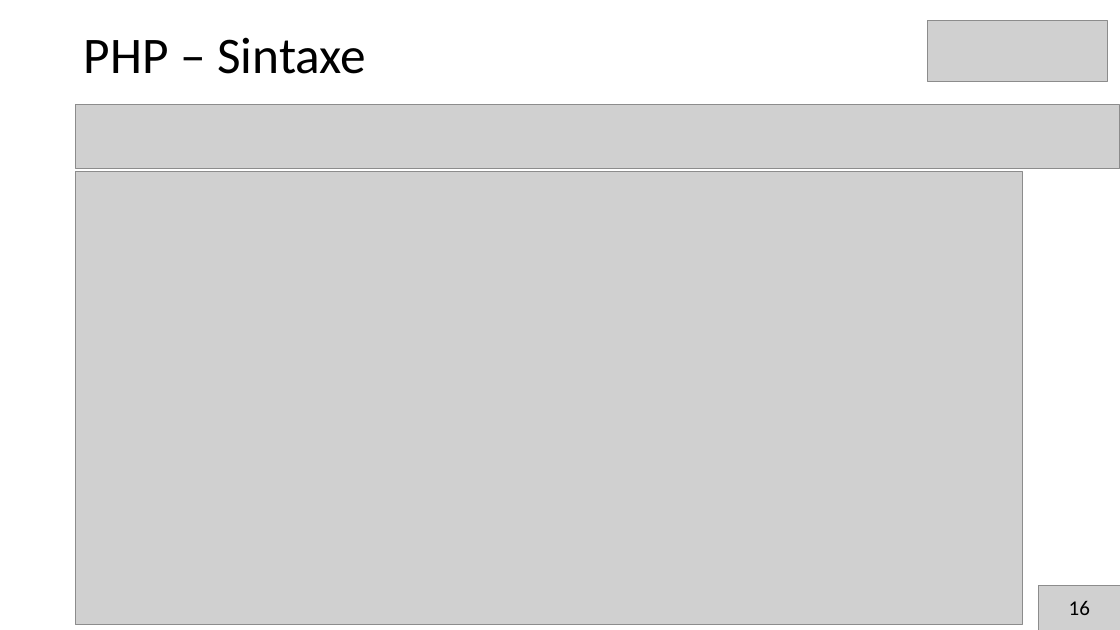
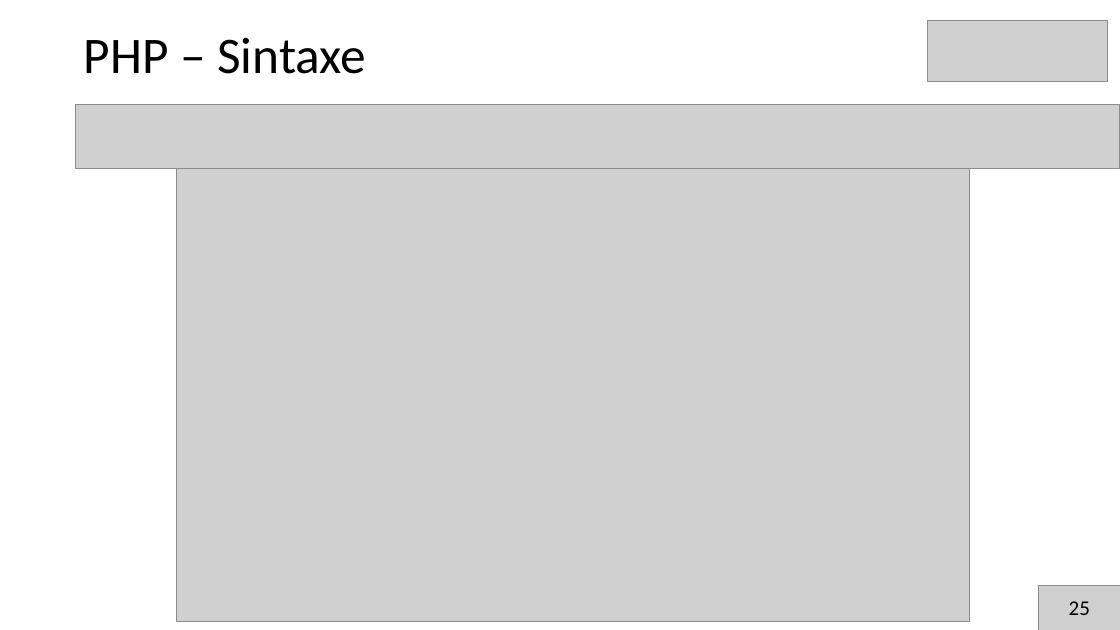
Before and after one commit to brunoslima/Secompp-Minicursos, a slide deck: slide 26 of Desenvolvimento de Aplicação MVC com PHP5 e AJAX/Apresentação/apresentacao2.pptx. Drawn at 1120x630 pixels with LibreOffice and Linux fonts; fonts in the diff are those of the drawing; grey boxes stand for pictures. Boxes give left, top, right and bottom in pixels: in the first picture for what was removed or moved away, otherwise in the second. Text is boxed around its words. In the diff, an @@ line names an element or a change of style, - is before the commit and + after.

```diff
--- a/Desenvolvimento de Aplicação MVC com PHP5 e AJAX/Apresentação/apresentacao2.pptx
+++ b/Desenvolvimento de Aplicação MVC com PHP5 e AJAX/Apresentação/apresentacao2.pptx
@@ picture: place and size @@
-picture at bbox=[76, 171, 1023, 625]
+picture at bbox=[176, 169, 970, 623]
@@ text at bbox=[1069, 601, 1090, 615]: text changed @@
-16
+25
```
Also in this commit, not shown: 25 other slides changed, 4 slides removed.
